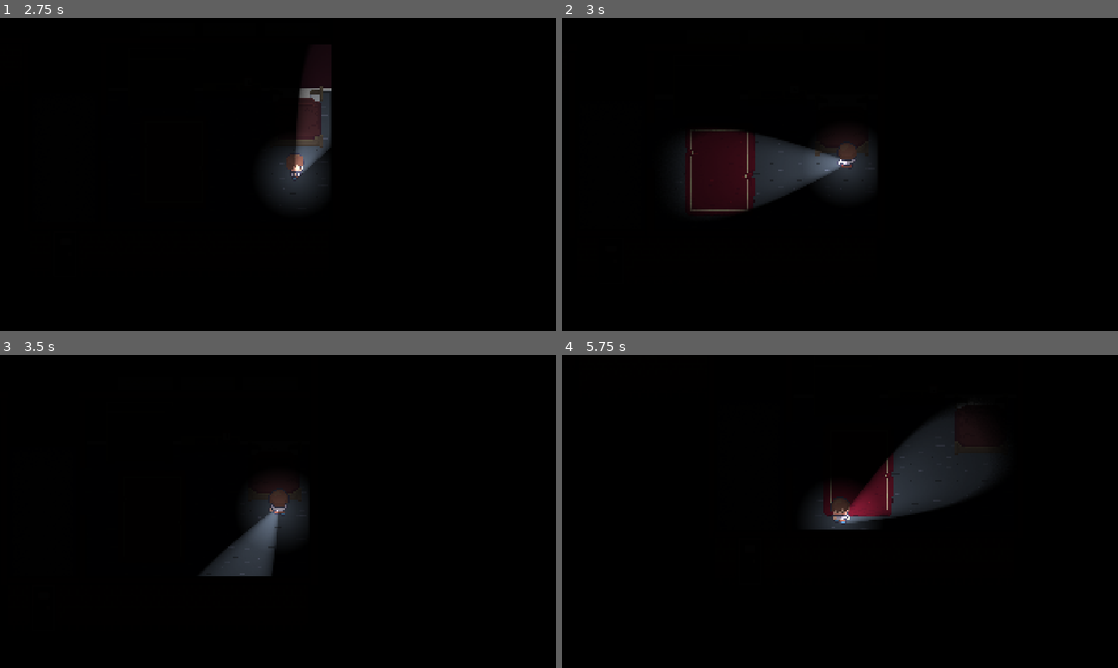
Above: before the commit, frames 1-4 (two rows, left to right).
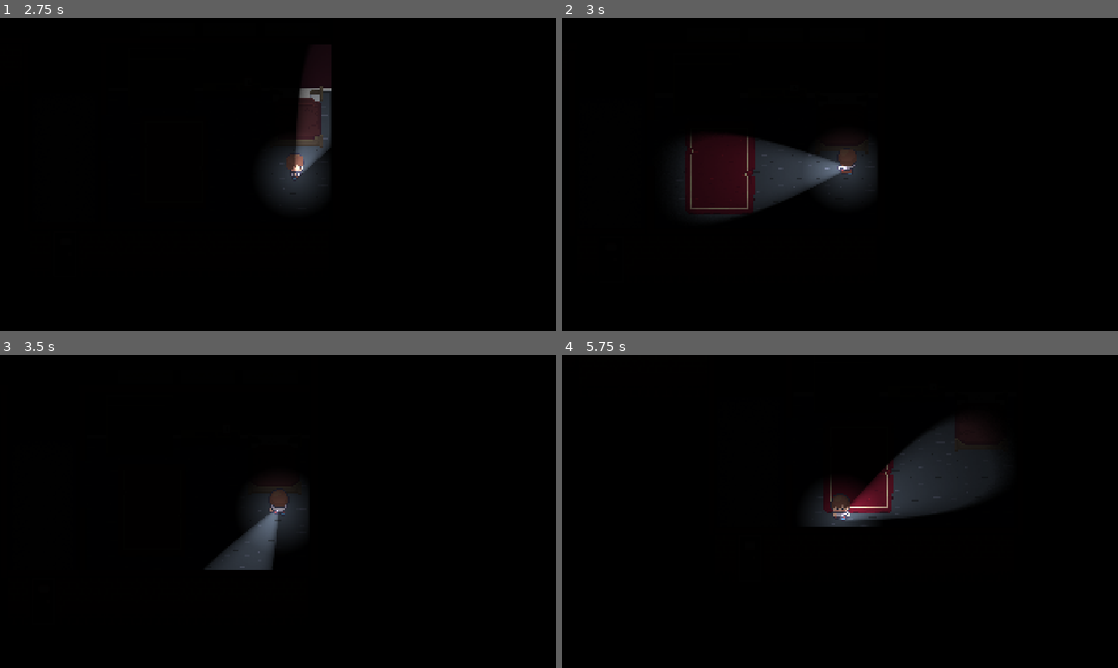
Above: after the commit, the same moments.

Repository: davidantunes23/dj_prototype
Game: Godot game, scene res://scenes/map/audio_screen.tscn
Two runs of this game, one before a commit and one after it. Both use one fixed random seed, a clock stepped at 60 frames per second and the inputs below.
Inputs (mouse positions are in pixels of both pictures, inside the frame that each line leads up to):
- Up to frame 1 (2.75 s): tap Enter (ui_accept) at 0.5, 0.77, 1.52 s; move the mouse to (400, 158) at 0.52 s; hold D (move_right) 0.53-1.28 s; tap Q (drop) at 0.6, 2.1 s; move the mouse to (166, 190) at 1.27 s; hold S (move_down) 1.28-2.03 s; tap E (interact) at 1.35 s; move the mouse to (333, 105) at 2.02 s; hold D (move_right) from 2.03 s (still down)
- Up to frame 2 (3 s): move the mouse to (812, 237) at 2.77 s; release D (move_right) at 2.78 s; hold W (move_up) from 2.78 s (still down); tap E (interact) at 2.85 s
- Up to frame 3 (3.5 s): keep holding W (move_up); tap Enter (ui_accept) at 3.02 s
- Up to frame 4 (5.75 s): move the mouse to (1006, 558) at 3.52 s; release W (move_up) at 3.53 s; hold A (move_left) 3.53-5.03 s; tap Q (drop) at 3.6, 5.1 s; tap Enter (ui_accept) at 3.77, 4.52 s; move the mouse to (673, 464) at 4.27 s; tap E (interact) at 4.35 s; move the mouse to (867, 511) at 5.02 s; hold S (move_down) from 5.03 s (still down)

Frame 1 is identical in both runs. In frame 2, 1.0% of the frame differs, in the area x 23-53%, y 35-64%; in frame 3, 0.3%; in frame 4, 0.8%.

Commit message:
Fix animation player closet

Diff:
--- a/scenes/item/bed.tscn
+++ b/scenes/item/bed.tscn
@@ -130,9 +130,8 @@
 &"stay_decoy": SubResource("Animation_3gpjn")
 }
 
-[node name="Bed" type="Area2D" unique_id=2057781252]
-collision_layer = 3
-script = ExtResource("1_340o3")
+[node name="Bed" type="StaticBody2D" unique_id=1528075893]
+collision_layer = 8
 
 [node name="Sprite2D" type="Sprite2D" parent="." unique_id=1817473610]
 scale = Vector2(0.7, 0.7)
@@ -146,10 +145,11 @@
 shape = SubResource("RectangleShape2D_6qbq8")
 debug_color = Color(0.866483, 0.35554737, 0, 0.41960785)
 
-[node name="StatickBody2D" type="StaticBody2D" parent="." unique_id=1557247841]
-collision_mask = 0
+[node name="Area2D" type="Area2D" parent="." unique_id=1114880272]
+collision_mask = 6
+script = ExtResource("1_340o3")
 
-[node name="CollisionShape2D" type="CollisionShape2D" parent="StatickBody2D" unique_id=1672598202]
+[node name="CollisionShape2D" type="CollisionShape2D" parent="Area2D" unique_id=1672598202]
 position = Vector2(-0.5, -0.5)
 shape = SubResource("RectangleShape2D_pe5hr")
 
--- a/scenes/item/closet.tscn
+++ b/scenes/item/closet.tscn
@@ -111,31 +111,31 @@
 "update": 1,
 "values": [0, 1, 0]
 }
-tracks/1/type = "method"
-tracks/1/imported = false
-tracks/1/enabled = true
-tracks/1/path = NodePath(".")
-tracks/1/interp = 1
-tracks/1/loop_wrap = true
-tracks/1/keys = {
+tracks/1/type = "value"
+tracks/1/imported = false
+tracks/1/enabled = true
+tracks/1/path = NodePath("OpenSound:playing")
+tracks/1/interp = 1
+tracks/1/loop_wrap = true
+tracks/1/keys = {
+"times": PackedFloat32Array(0),
+"transitions": PackedFloat32Array(1),
+"update": 1,
+"values": [true]
+}
+tracks/2/type = "method"
+tracks/2/imported = false
+tracks/2/enabled = true
+tracks/2/path = NodePath("Area2D")
+tracks/2/interp = 1
+tracks/2/loop_wrap = true
+tracks/2/keys = {
 "times": PackedFloat32Array(0.2),
 "transitions": PackedFloat32Array(1),
 "values": [{
 "args": [],
 "method": &"_show_player"
 }]
-}
-tracks/2/type = "value"
-tracks/2/imported = false
-tracks/2/enabled = true
-tracks/2/path = NodePath("OpenSound:playing")
-tracks/2/interp = 1
-tracks/2/loop_wrap = true
-tracks/2/keys = {
-"times": PackedFloat32Array(0),
-"transitions": PackedFloat32Array(1),
-"update": 1,
-"values": [true]
 }
 
 [sub_resource type="Animation" id="Animation_2kqqm"]
@@ -153,31 +153,31 @@
 "update": 1,
 "values": [0, 1, 0]
 }
-tracks/1/type = "method"
-tracks/1/imported = false
-tracks/1/enabled = true
-tracks/1/path = NodePath(".")
-tracks/1/interp = 1
-tracks/1/loop_wrap = true
-tracks/1/keys = {
+tracks/1/type = "value"
+tracks/1/imported = false
+tracks/1/enabled = true
+tracks/1/path = NodePath("OpenSound:playing")
+tracks/1/interp = 1
+tracks/1/loop_wrap = true
+tracks/1/keys = {
+"times": PackedFloat32Array(0),
+"transitions": PackedFloat32Array(1),
+"update": 1,
+"values": [true]
+}
+tracks/2/type = "method"
+tracks/2/imported = false
+tracks/2/enabled = true
+tracks/2/path = NodePath("Area2D")
+tracks/2/interp = 1
+tracks/2/loop_wrap = true
+tracks/2/keys = {
 "times": PackedFloat32Array(0.2),
 "transitions": PackedFloat32Array(1),
 "values": [{
 "args": [],
 "method": &"_hide_player"
 }]
-}
-tracks/2/type = "value"
-tracks/2/imported = false
-tracks/2/enabled = true
-tracks/2/path = NodePath("OpenSound:playing")
-tracks/2/interp = 1
-tracks/2/loop_wrap = true
-tracks/2/keys = {
-"times": PackedFloat32Array(0),
-"transitions": PackedFloat32Array(1),
-"update": 1,
-"values": [true]
 }
 
 [sub_resource type="AnimationLibrary" id="AnimationLibrary_18k5n"]
--- a/scenes/player/player.tscn
+++ b/scenes/player/player.tscn
@@ -597,6 +597,7 @@
 parameters/looping = true
 
 [node name="InteractionArea2D" type="Area2D" parent="." unique_id=1632682327]
+collision_layer = 33
 
 [node name="CollisionShape2D" type="CollisionShape2D" parent="InteractionArea2D" unique_id=1557274257]
 shape = SubResource("CircleShape2D_6qbq8")
--- a/scripts/item/bed.gd
+++ b/scripts/item/bed.gd
@@ -4,10 +4,10 @@
 @export var use_left_marker: bool = true
 @export var use_right_marker: bool = true
 
-@onready var sprite = $Sprite2D
-@onready var animation = $AnimationPlayer
-@onready var marker_left = $MarkerLeft
-@onready var marker_right = $MarkerRight
+@onready var sprite = $"../Sprite2D"
+@onready var animation = $"../AnimationPlayer"
+@onready var marker_left = $"../MarkerLeft"
+@onready var marker_right = $"../MarkerRight"
 
 var is_destroyed := false
 var has_decoy := false
